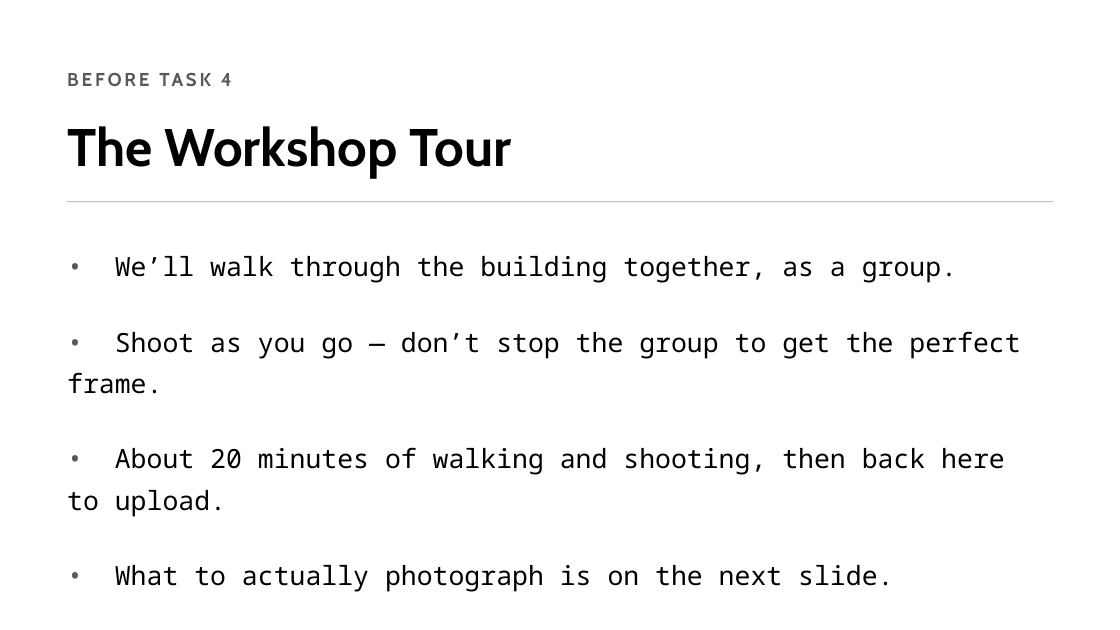
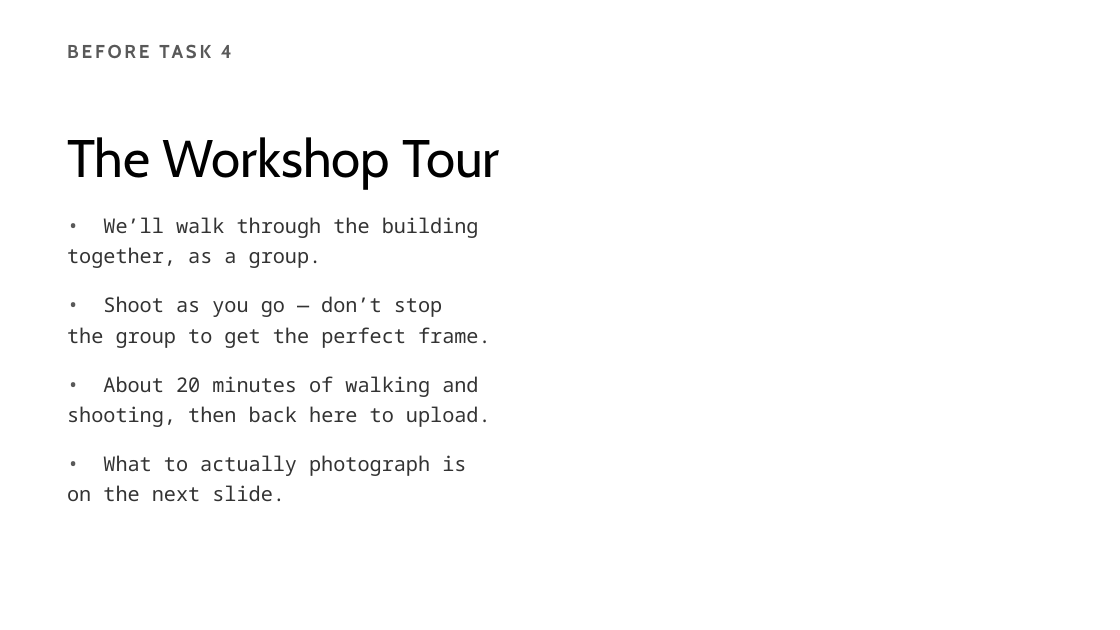
Before and after one commit to PkWr/GD-Remix-Process, a slide deck: slide 16 of Building-With-AI-Photo-Remix-Effects.pptx (slide 7 before the commit). Drawn at 1120x630 pixels with LibreOffice and Linux fonts; fonts in the diff are those of the drawing. Boxes give left, top, right and bottom in pixels: in the first picture for what was removed or moved away, otherwise in the second. Text is boxed around its words. In the diff, an @@ line names an element or a change of style, - is before the commit and + after.

```diff
--- a/Building-With-AI-Photo-Remix-Effects.pptx
+++ b/Building-With-AI-Photo-Remix-Effects.pptx
@@ text "BEFORE TASK 4": place and size @@
-text "BEFORE TASK 4" at (221, 73, 232, 86)
+text "BEFORE TASK 4" at (221, 45, 232, 58)
@@ text "The Workshop Tour": place and size @@
-text "The Workshop Tour" at (67, 126, 512, 178)
+text "The Workshop Tour" at (67, 137, 500, 189)
@@ text "The Workshop Tour" at (67, 137, 500, 189): bold off @@
@@ line removed from (67, 202) to (1053, 202) @@
@@ text at (67, 217, 491, 501): text changed; size 17 to 13 pt; text colour #000000 to #333333 @@
-• We’ll walk through the building together, as a group.
-• Shoot as you go — don’t stop the group to get the perfect frame.
-• About 20 minutes of walking and shooting, then back here to upload.
-• What to actually photograph is on the next slide.
+• We’ll walk through the building
+together, as a group.
+• Shoot as you go — don’t stop
+the group to get the perfect frame.
+• About 20 minutes of walking and
+shooting, then back here to upload.
+• What to actually photograph is
+on the next slide.
```
Also in this commit, not shown: 19 other slides changed, 1 slide added, 8 other files.
